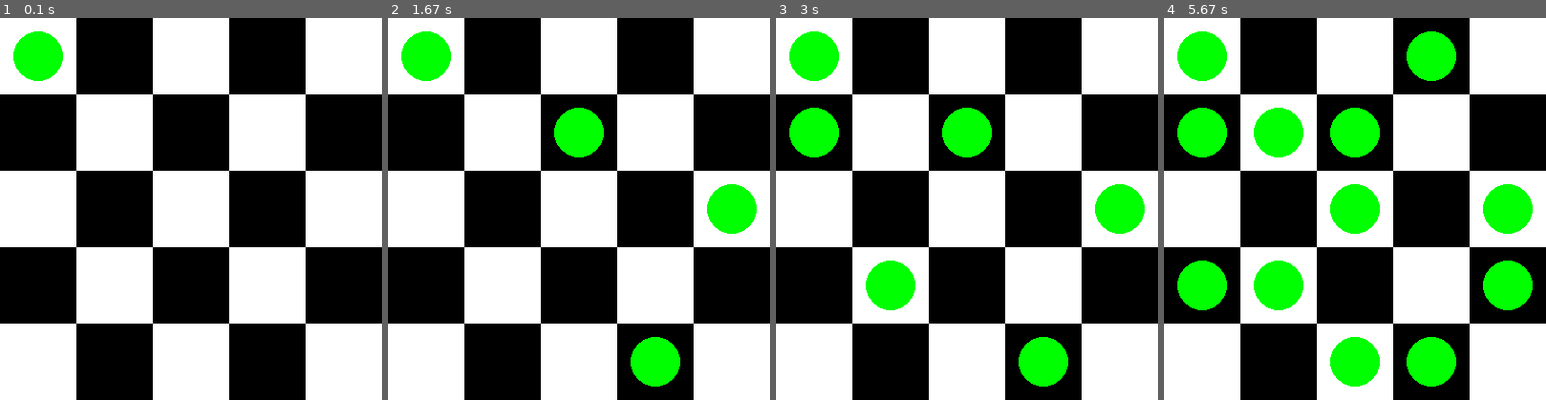
Above: before the commit, frames 1-4 (left to right).
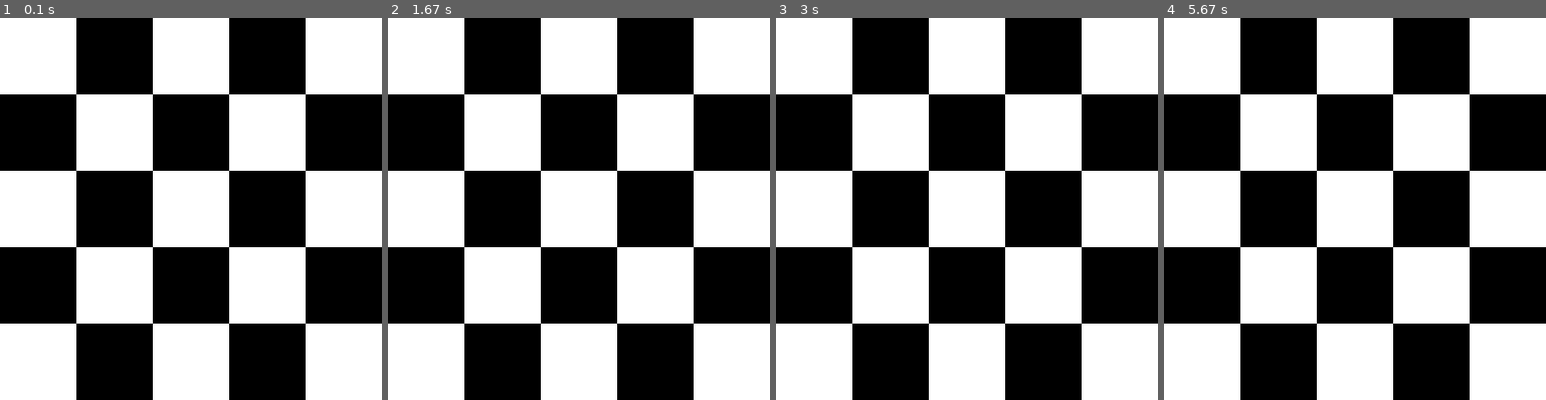
Above: after the commit, the same moments.

Repository: phantomf4321/Knight-tour-problem-pygame
Game: pygame game, started from illustration.py
The game is run twice, just before and just after one commit, with the same random seed, the same clock (stepped at 60 frames per second) and the same inputs.
Inputs:
- Up to frame 1 (0.1 s): no input
- Up to frame 2 (1.67 s): no input
- Up to frame 3 (3 s): no input
- Up to frame 4 (5.67 s): no input

The runs differ from the first frame. In frame 1, 1.3% of the frame differs, in the area x 3-17%, y 3-17%; in frame 2, 5.3%; in frame 3, 7.9%; in frame 4, 16%, in the area x 3-97%, y 3-97%.

Commit message:
draw_knight

Diff:
--- a/illustration.py
+++ b/illustration.py
@@ -60,7 +60,7 @@
             pygame.draw.rect(screen, color, (col * SQ_SIZE, row * SQ_SIZE, SQ_SIZE, SQ_SIZE))
 
 def draw_knight(x, y):
-    pygame.draw.circle(screen, GREEN, (x * SQ_SIZE + SQ_SIZE // 2, y * SQ_SIZE + SQ_SIZE // 2), SQ_SIZE // 3)
+    pygame.image.load("knight.png")
 
 def main():
     running = True
